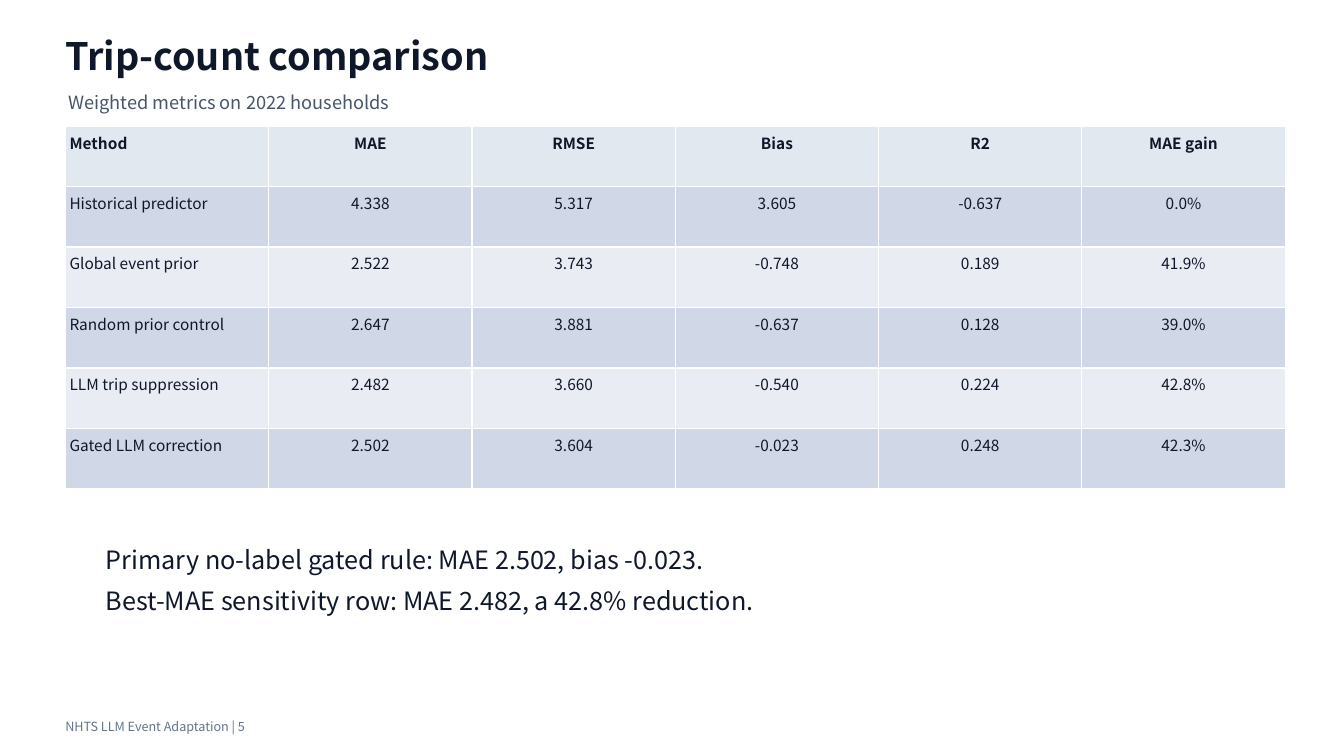
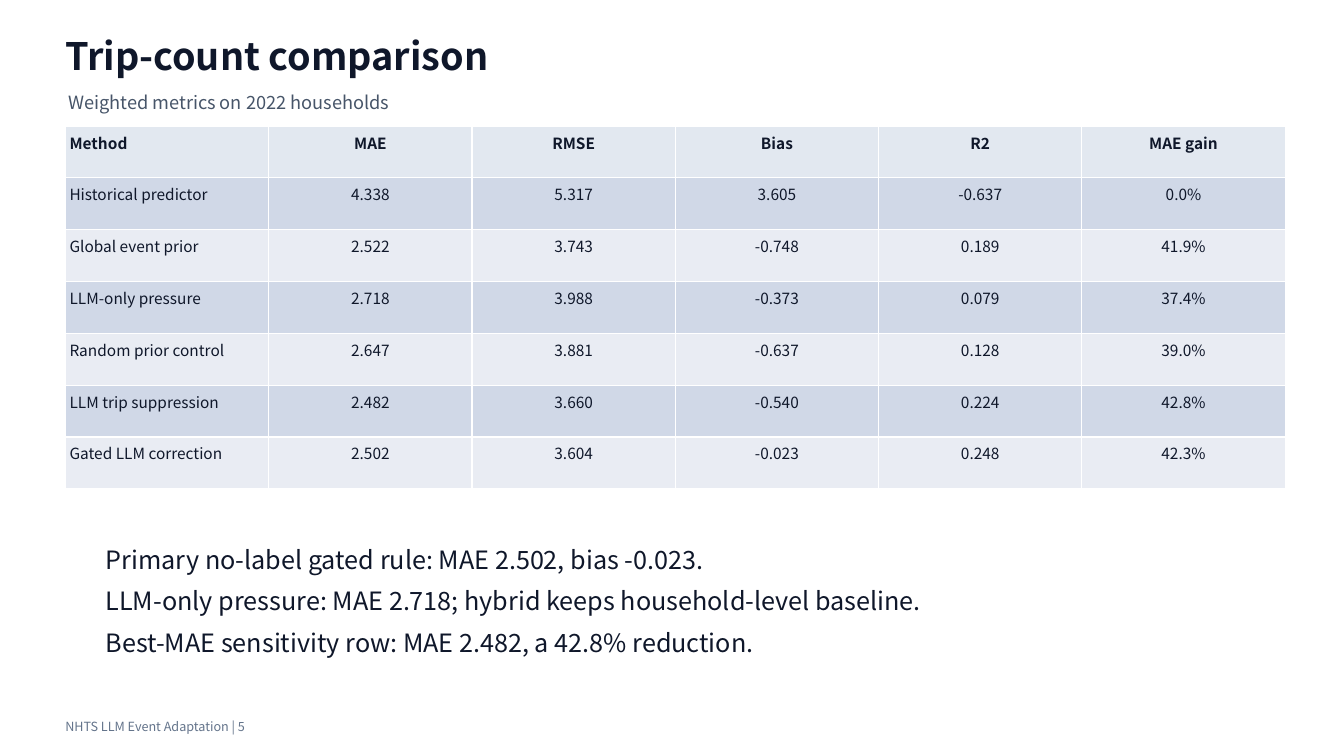
Before and after one commit to Lrving-code/NHTS-Travel-Prediction, a slide deck: slide 5 of outputs/final_project/NHTS_LLM_Event_Adaptation_Optimized_Presentation.pptx. Drawn at 1344x756 pixels with LibreOffice and Linux fonts; fonts in the diff are those of the drawing. Boxes give left, top, right and bottom in pixels: in the first picture for what was removed or moved away, otherwise in the second. Text is boxed around its words. In the diff, an @@ line names an element or a change of style, - is before the commit and + after.

```diff
--- a/outputs/final_project/NHTS_LLM_Event_Adaptation_Optimized_Presentation.pptx
+++ b/outputs/final_project/NHTS_LLM_Event_Adaptation_Optimized_Presentation.pptx
@@ table at box(66, 126, 1288, 489) @@
+row 4: LLM-only pressure | 2.718 | 3.988 | -0.373 | 0.079 | 37.4%
@@ text at box(106, 590, 920, 616): paragraph added @@
+LLM-only pressure: MAE 2.718; hybrid keeps household-level baseline.
```
Also in this commit, not shown: 7 other slides changed, 20 other files.
